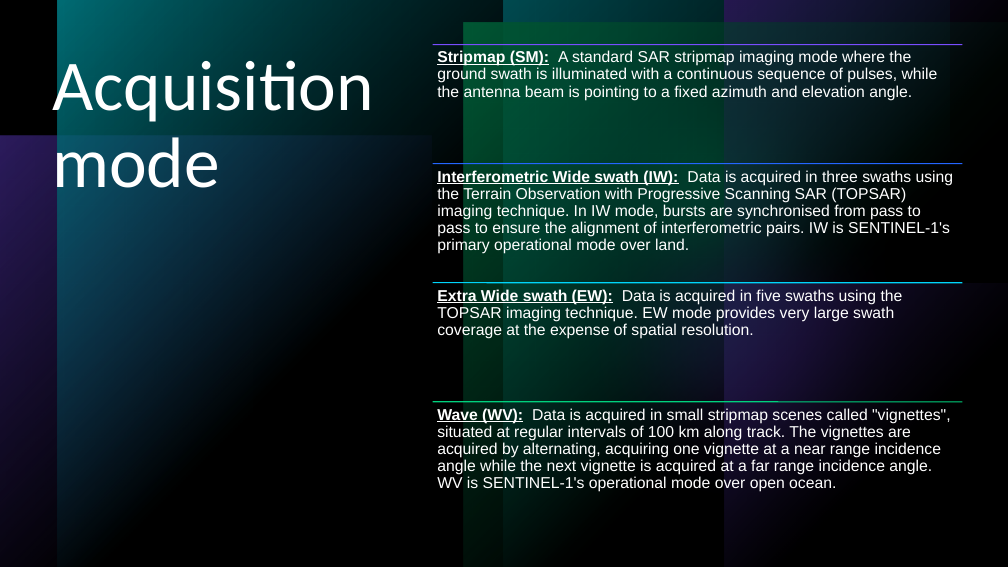
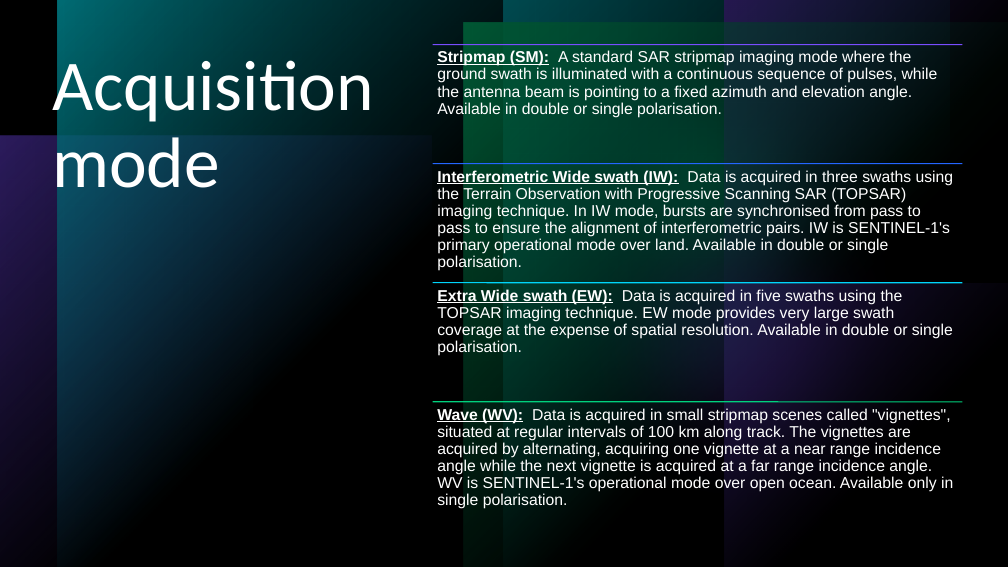
Before and after one commit to GnR98/WASDI-FadeOut, a slide deck: slide 16 of docs/ref/Presentazione_Sentinel1.pptx (slide 15 before the commit). Drawn at 1008x567 pixels with LibreOffice and Linux fonts; fonts in the diff are those of the drawing. Boxes give left, top, right and bottom in pixels: in the first picture for what was removed or moved away, otherwise in the second. Text is boxed around its words. In the diff, an @@ line names an element or a change of style, - is before the commit and + after.

```diff
--- a/docs/ref/Presentazione_Sentinel1.pptx
+++ b/docs/ref/Presentazione_Sentinel1.pptx
@@ text at (x1=437, y1=50, x2=938, y2=118): text changed @@
-Stripmap (SM): A standard SAR stripmap imaging mode where the ground swath is illuminated with a continuous sequence of pulses, while the antenna beam is pointing to a fixed azimuth and elevation angle.
+Stripmap (SM): A standard SAR stripmap imaging mode where the ground swath is illuminated with a continuous sequence of pulses, while the antenna beam is pointing to a fixed azimuth and elevation angle. Available in double or single polarisation.
@@ text at (x1=437, y1=169, x2=954, y2=271): text changed @@
-Interferometric Wide swath (IW): Data is acquired in three swaths using the Terrain Observation with Progressive Scanning SAR (TOPSAR) imaging technique. In IW mode, bursts are synchronised from pass to pass to ensure the alignment of interferometric pairs. IW is SENTINEL-1's primary operational mode over land.
+Interferometric Wide swath (IW): Data is acquired in three swaths using the Terrain Observation with Progressive Scanning SAR (TOPSAR) imaging technique. In IW mode, bursts are synchronised from pass to pass to ensure the alignment of interferometric pairs. IW is SENTINEL-1's primary operational mode over land. Available in double or single polarisation.
@@ text at (x1=437, y1=288, x2=953, y2=356): text changed @@
-Extra Wide swath (EW): Data is acquired in five swaths using the TOPSAR imaging technique. EW mode provides very large swath coverage at the expense of spatial resolution.
+Extra Wide swath (EW): Data is acquired in five swaths using the TOPSAR imaging technique. EW mode provides very large swath coverage at the expense of spatial resolution. Available in double or single polarisation.
@@ text at (x1=437, y1=408, x2=953, y2=509): text changed @@
-Wave (WV): Data is acquired in small stripmap scenes called "vignettes", situated at regular intervals of 100 km along track. The vignettes are acquired by alternating, acquiring one vignette at a near range incidence angle while the next vignette is acquired at a far range incidence angle. WV is SENTINEL-1's operational mode over open ocean.
+Wave (WV): Data is acquired in small stripmap scenes called "vignettes", situated at regular intervals of 100 km along track. The vignettes are acquired by alternating, acquiring one vignette at a near range incidence angle while the next vignette is acquired at a far range incidence angle. WV is SENTINEL-1's operational mode over open ocean. Available only in single polarisation.
```
Also in this commit, not shown: 15 other slides changed, 10 slides added, 2 slides removed.
